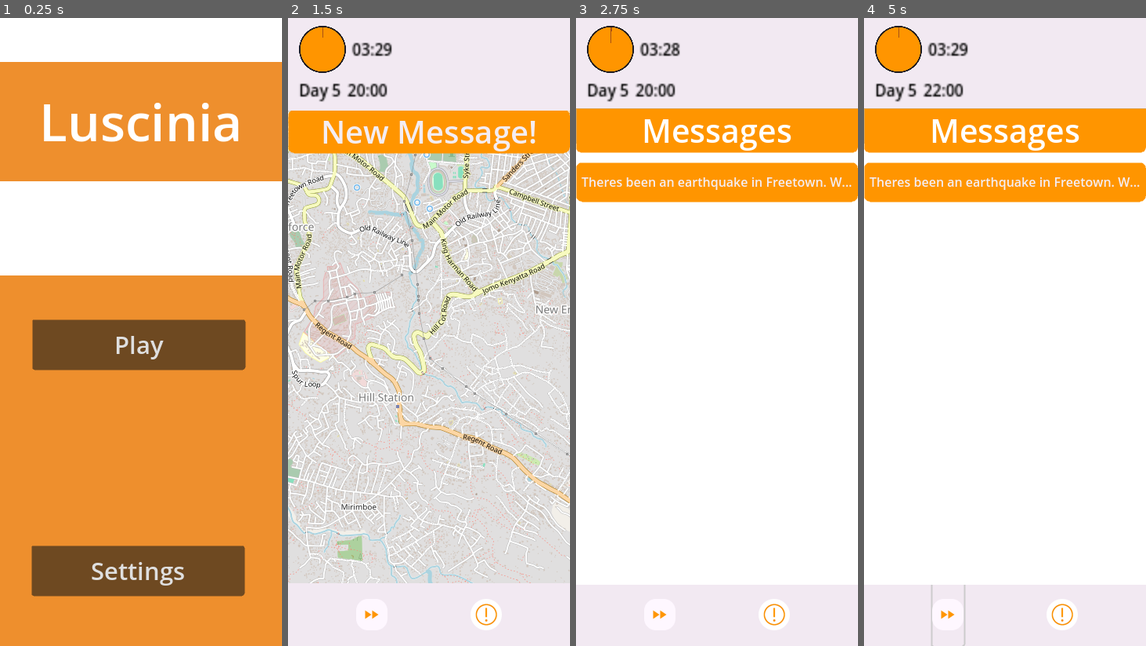
Above: before the commit, frames 1-4 (left to right).
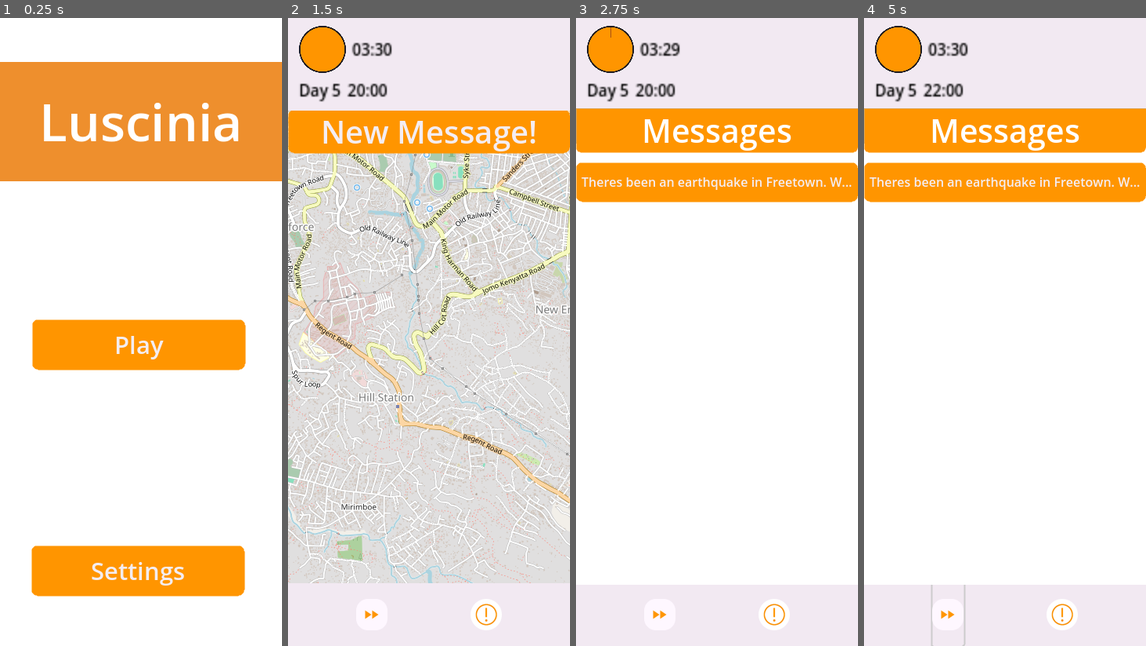
Above: after the commit, the same moments.

Repository: carabowes/Luscinia
Game: Godot game, scene res://Scenes/main menu.tscn
The game is run twice, just before and just after one commit, with the same random seed, the same clock (stepped at 60 frames per second) and the same inputs. This scene is started directly instead of the project's main scene. The engine's default icon, where the game draws it, is replaced by a stand-in: a white triangle on a blue panel in a dark square.
Inputs (mouse positions are in pixels of both pictures, inside the frame that each line leads up to):
- Up to frame 1 (0.25 s): no input
- Up to frame 2 (1.5 s): click "Play" at 0.5 s; click "Scenario 1" at 1.25 s
- Up to frame 3 (2.75 s): click "New Message!" at 2 s
- Up to frame 4 (5 s): click (948, 614) at 2.75 s; click "New Message!" at 3.5 s; click (948, 614) at 4.25 s

The runs differ from the first frame. In frame 1, 59% of the frame differs, in the area x 0-100%, y 41-100%; in frame 2, less than 0.1%; in frame 3, less than 0.1%; in frame 4, less than 0.1%.

Commit message:
Time paused on main menu. Ref #46
- Added functionality for the second accumulator in global timer to be 0 when on main menu

Diff:
--- a/luscinia/Scenes/main menu.tscn
+++ b/luscinia/Scenes/main menu.tscn
@@ -1,6 +1,7 @@
-[gd_scene load_steps=2 format=3 uid="uid://bn0e2jolrmehv"]
+[gd_scene load_steps=3 format=3 uid="uid://bn0e2jolrmehv"]
 
 [ext_resource type="Script" path="res://Scripts/UI/main_menu.gd" id="1_qorpv"]
+[ext_resource type="Theme" uid="uid://bau28uma7h4s8" path="res://Sprites/UI/themes/details_page_theme.tres" id="2_rhwjc"]
 
 [node name="MainMenu" type="Control"]
 layout_mode = 3
@@ -59,14 +60,6 @@
 grow_horizontal = 2
 grow_vertical = 2
 
-[node name="ColorRect" type="ColorRect" parent="background/Buttons"]
-layout_mode = 1
-anchors_preset = -1
-anchor_right = 1.0
-anchor_bottom = 1.157
-offset_bottom = -0.0560608
-color = Color(0.933333, 0.560784, 0.176471, 1)
-
 [node name="play_button" type="Button" parent="background/Buttons"]
 unique_name_in_owner = true
 layout_mode = 1
@@ -80,6 +73,7 @@
 offset_bottom = 0.0479965
 grow_horizontal = 2
 grow_vertical = 2
+theme = ExtResource("2_rhwjc")
 theme_override_font_sizes/font_size = 31
 text = "Play"
 
@@ -96,6 +90,7 @@
 offset_bottom = 0.048027
 grow_horizontal = 2
 grow_vertical = 2
+theme = ExtResource("2_rhwjc")
 theme_override_font_sizes/font_size = 31
 text = "Scenario 1"
 
@@ -112,6 +107,7 @@
 offset_bottom = 0.167999
 grow_horizontal = 2
 grow_vertical = 2
+theme = ExtResource("2_rhwjc")
 theme_override_font_sizes/font_size = 31
 text = "Scenario 2"
 
@@ -128,6 +124,7 @@
 offset_bottom = -0.120026
 grow_horizontal = 2
 grow_vertical = 2
+theme = ExtResource("2_rhwjc")
 theme_override_font_sizes/font_size = 31
 text = "Back"
 
@@ -144,5 +141,6 @@
 offset_bottom = -3.05176e-05
 grow_horizontal = 2
 grow_vertical = 2
+theme = ExtResource("2_rhwjc")
 theme_override_font_sizes/font_size = 31
 text = "Settings"
--- a/luscinia/Scripts/UI/main_menu.gd
+++ b/luscinia/Scripts/UI/main_menu.gd
@@ -4,6 +4,9 @@
 	%play_button.connect("button_down", show_scenariosbutton)
 	%scenario1_button.connect("button_down", change_to_scenario1)
 	%back_button.connect("button_down",backbutton)
+
+func _process(delta: float) -> void:
+	GlobalTimer.second_accumulator = 0
 
 func show_scenariosbutton():
 	hide_playbutton()
